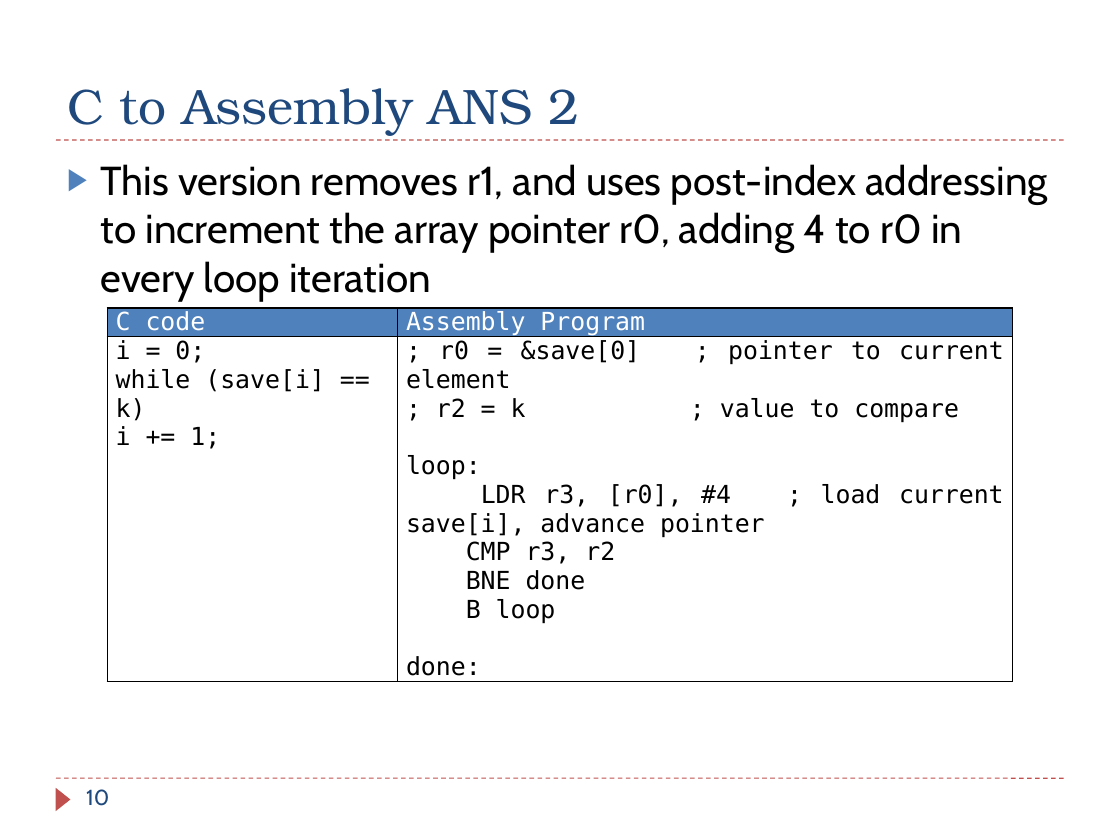
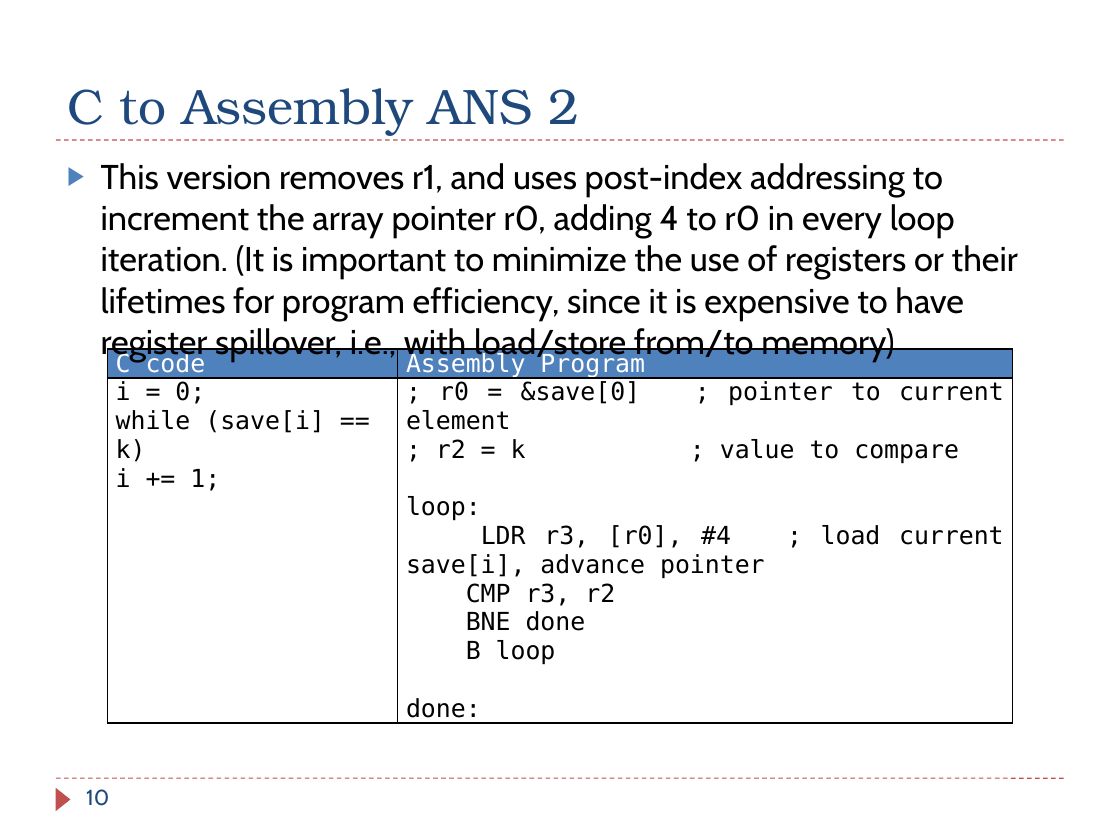
Before and after one commit to guhofstra/CSC111Fa26, a slide deck: slide 10 of PPTs/Ch6_ARM_Control_Flow_Exercises_ANS.pptx. Drawn at 1120x840 pixels with LibreOffice and Linux fonts; fonts in the diff are those of the drawing. Boxes give left, top, right and bottom in pixels: in the first picture for what was removed or moved away, otherwise in the second. Text is boxed around its words. In the diff, an @@ line names an element or a change of style, - is before the commit and + after.

Commit message:
xx

```diff
--- a/PPTs/Ch6_ARM_Control_Flow_Exercises_ANS.pptx
+++ b/PPTs/Ch6_ARM_Control_Flow_Exercises_ANS.pptx
@@ text at [101,163,1018,362]: text changed; size 26 to 22.1 pt @@
-▶ This version removes r1, and uses post-index addressing to increment the array pointer r0, adding 4 to r0 in every loop iteration
+▶ This version removes r1, and uses post-index addressing to increment the array pointer r0, adding 4 to r0 in every loop iteration. (It is important to minimize the use of registers or their lifetimes for program efficiency, since it is expensive to have register spillover, i.e., with load/store from/to memory)
@@ table: place and size @@
-table at [108,308,1012,697]
+table at [108,349,1012,738]
```
Also in this commit, not shown: 8 other slides changed.
